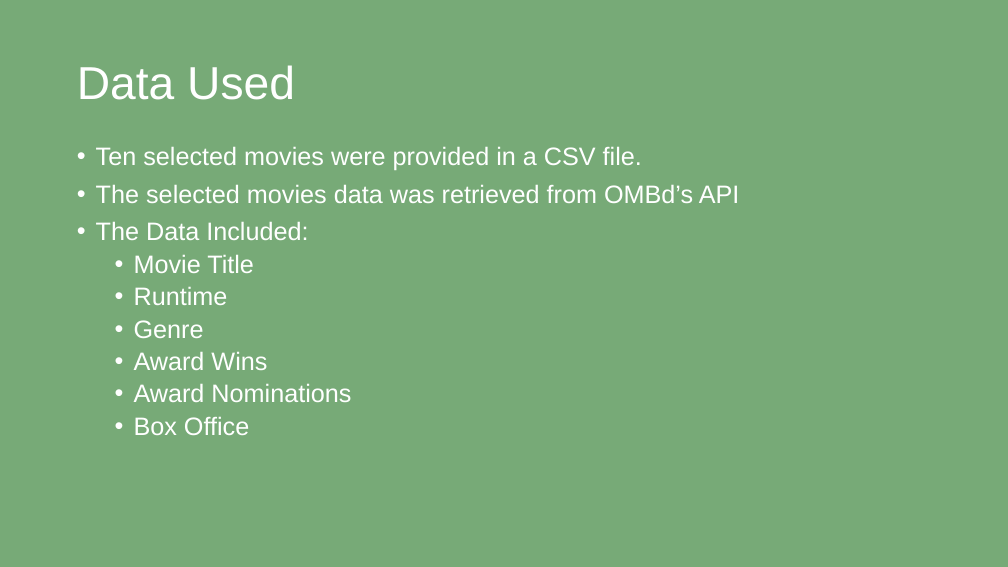
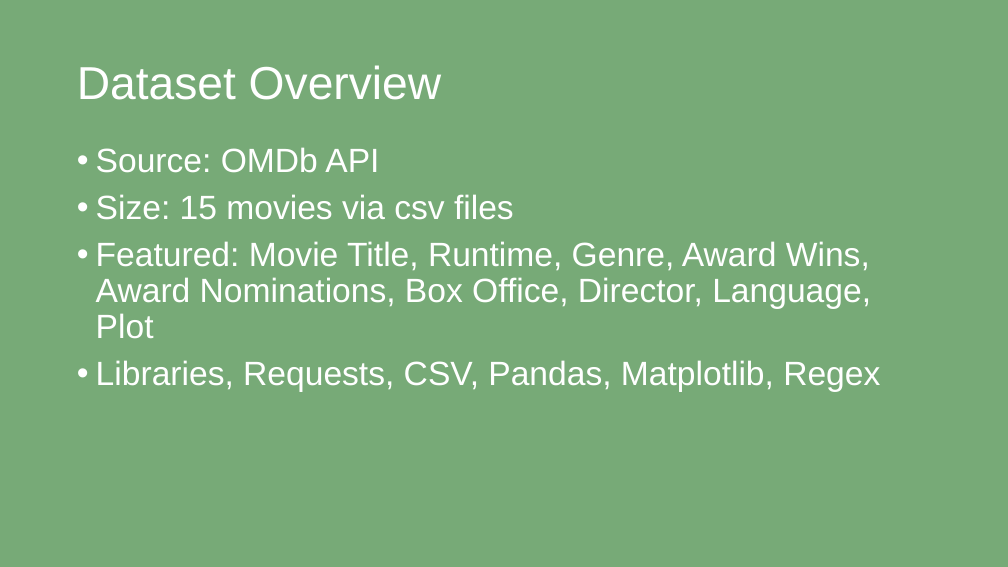
Before and after one commit to dtoshm/data_project_eight, a slide deck: slide 2 of movie_presentation.pptx. Drawn at 1008x567 pixels with LibreOffice and Linux fonts; fonts in the diff are those of the drawing. Boxes give left, top, right and bottom in pixels: in the first picture for what was removed or moved away, otherwise in the second. Text is boxed around its words. In the diff, an @@ line names an element or a change of style, - is before the commit and + after.

Commit message:
2.0 - Matplot Lib Theme Designed my own matplotlib theme in an attempt to make the code less dry. Refiend the presentation as well.

```diff
--- a/movie_presentation.pptx
+++ b/movie_presentation.pptx
@@ title at box(77, 65, 441, 100): text changed @@
-Data Used
+Dataset Overview
@@ text at box(96, 147, 880, 392): text changed; size 24 to 32 pt @@
-• Ten selected movies were provided in a CSV file.
-• The selected movies data was retrieved from OMBd’s API
-• The Data Included:
-  • Movie Title
-  • Runtime
-  • Genre
-  • Award Wins
-  • Award Nominations
-  • Box Office
+• Source: OMDb API
+• Size: 15 movies via csv files
+• Featured: Movie Title, Runtime, Genre, Award Wins, Award Nominations, Box Office, Director, Language, Plot
+• Libraries, Requests, CSV, Pandas, Matplotlib, Regex
```
Also in this commit, not shown: 1 other slide changed, 3 slides added, 3 slides removed, 1 other file.
